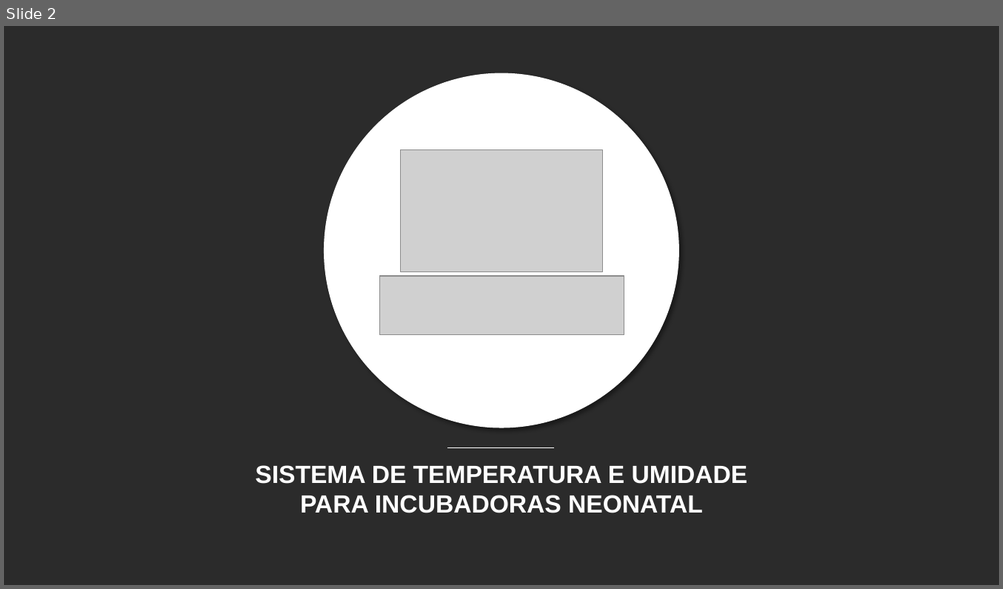
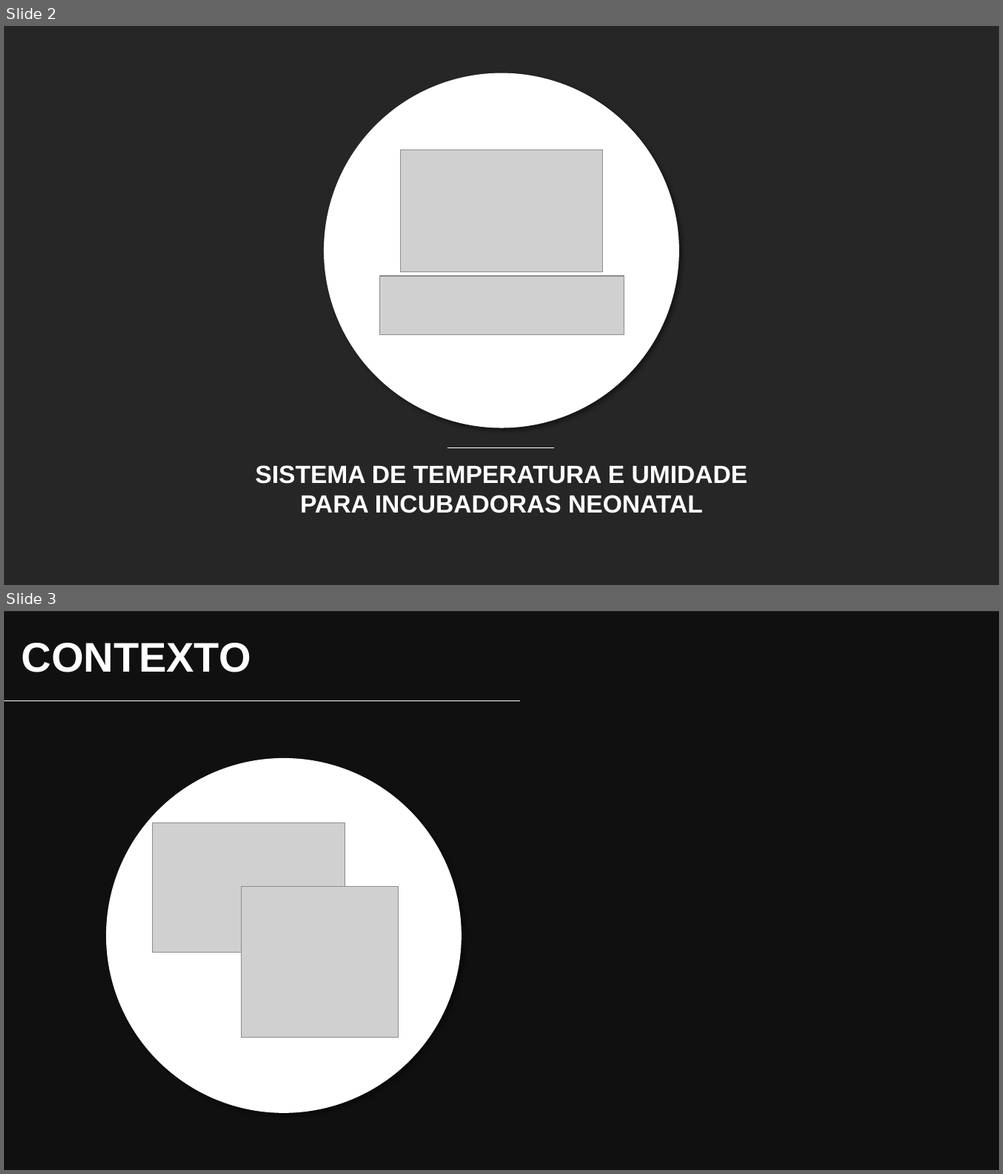
Before and after one commit to YudiG12/grupo-bandtec, a slide deck: Apresentação/inSensor.pptx. Shown one above the other, each under a label of ours: slide 2 before the commit, slides 2 and 3 after it. The pictures are 1003x589 and 1003x1174 pixels, drawn with LibreOffice and Linux fonts; fonts in the diff are those of the drawing; grey boxes stand for pictures; background and template pictures are left out; a plain dark background stands for a picture behind light text. Boxes give left, top, right and bottom in pixels: in the first picture for what was removed or moved away, otherwise in the second. Text is boxed around its words. In the diff, an @@ line names an element or a change of style, - is before the commit and + after.

```diff
--- a/Apresentação/inSensor.pptx
+++ b/Apresentação/inSensor.pptx
@@ slide 3 added at (4, 611, 999, 1170), background picture (left out) @@
@@ rectangle added at (4, 612, 999, 1170), fill #0D0D0D at 87% opacity @@
@@ text added at (22, 643, 251, 672), 40 pt, text #FFFFFF, bold @@
+CONTEXTO
@@ line added from (4, 701) to (521, 701), #FFFFFF 0.5 pt @@
@@ ellipse added at (106, 758, 461, 1113), fill #FFFFFF @@
@@ picture added at (152, 823, 344, 953) @@
@@ picture added at (242, 887, 398, 1038) @@
```
Also in this commit, not shown: 1 other slide added, 1 slide removed, 1 other file.
